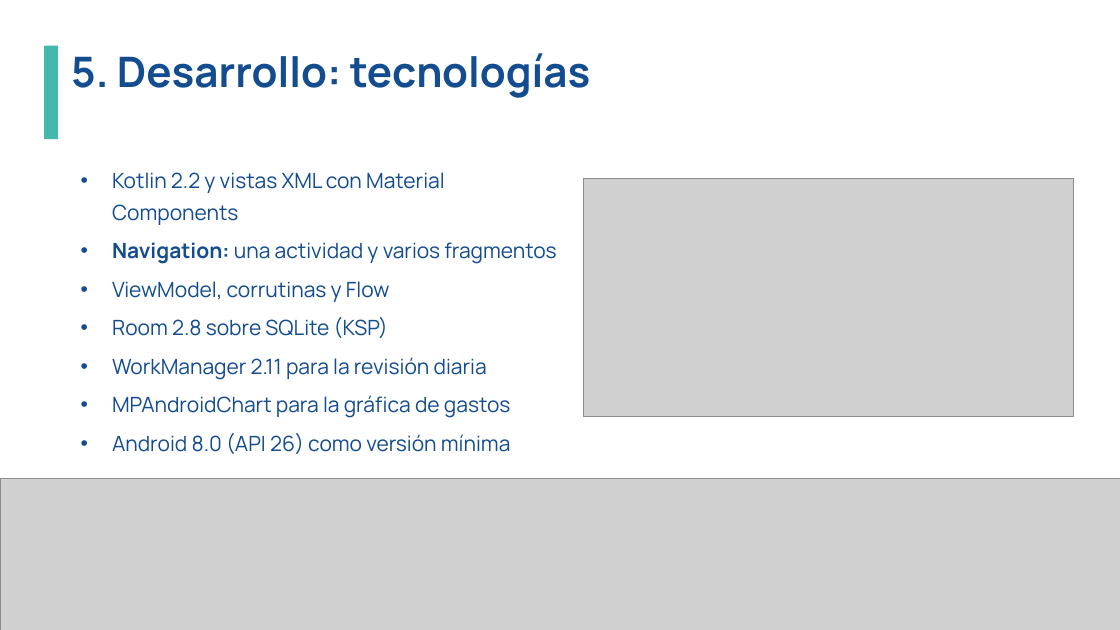
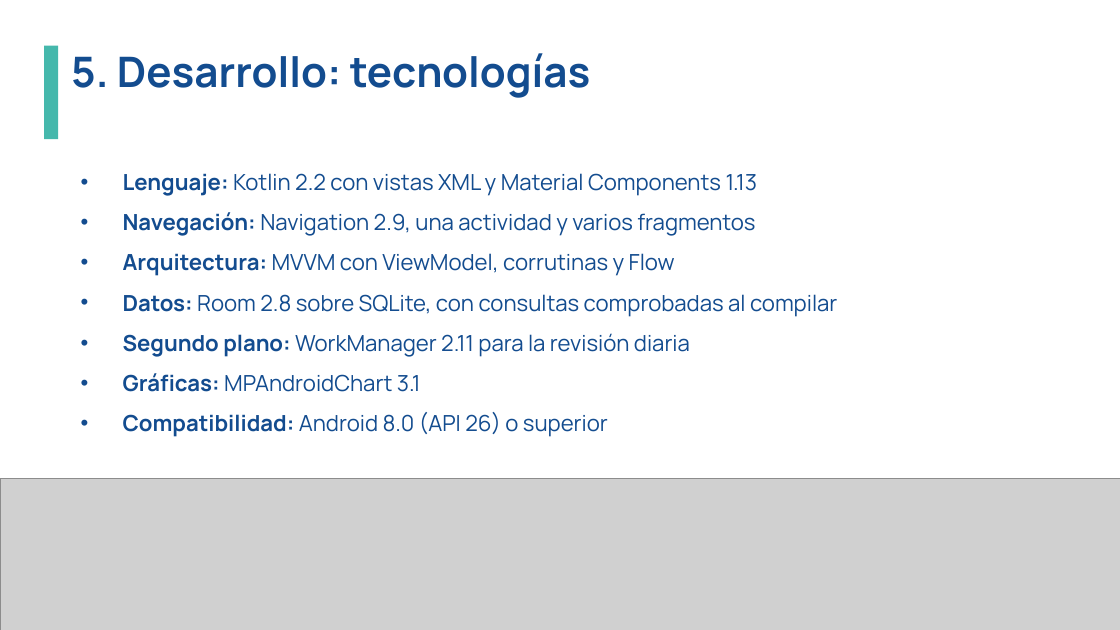
Before and after one commit to LilShaolin/AutoCuida, a slide deck: slide 9 of presentacion/AutoCuida_Presentacion.pptx. Drawn at 1120x630 pixels with LibreOffice and Linux fonts; fonts in the diff are those of the drawing; grey boxes stand for pictures; background and template pictures are left out. Boxes give left, top, right and bottom in pixels: in the first picture for what was removed or moved away, otherwise in the second. Text is boxed around its words. In the diff, an @@ line names an element or a change of style, - is before the commit and + after.

Commit message:
Actualizar la documentación a la versión 1.0.1
- Trabajo escrito: figuras y diagramas a mayor resolución, citas APA de todas las referencias, recuentos de pruebas y diario de la revisión final.
- Presentación: diapositivas de diseño, planificación, tecnologías y agradecimientos rediseñadas.
- Manuales regenerados, README, matriz de requisitos y bibliografía actualizados.
- Reorganización de la carpeta de documentación.

```diff
--- a/presentacion/AutoCuida_Presentacion.pptx
+++ b/presentacion/AutoCuida_Presentacion.pptx
@@ text at (123, 173, 837, 437): text changed; size 18 to 19 pt @@
-• Kotlin 2.2 y vistas XML con Material Components
-• Navigation: una actividad y varios fragmentos
-• ViewModel, corrutinas y Flow
-• Room 2.8 sobre SQLite (KSP)
-• WorkManager 2.11 para la revisión diaria
-• MPAndroidChart para la gráfica de gastos
-• Android 8.0 (API 26) como versión mínima
+• Lenguaje: Kotlin 2.2 con vistas XML y Material Components 1.13
+• Navegación: Navigation 2.9, una actividad y varios fragmentos
+• Arquitectura: MVVM con ViewModel, corrutinas y Flow
+• Datos: Room 2.8 sobre SQLite, con consultas comprobadas al compilar
+• Segundo plano: WorkManager 2.11 para la revisión diaria
+• Gráficas: MPAndroidChart 3.1
+• Compatibilidad: Android 8.0 (API 26) o superior
@@ picture removed at (583, 178, 1073, 417) @@
```
Also in this commit, not shown: 5 other slides changed, 21 other files.
